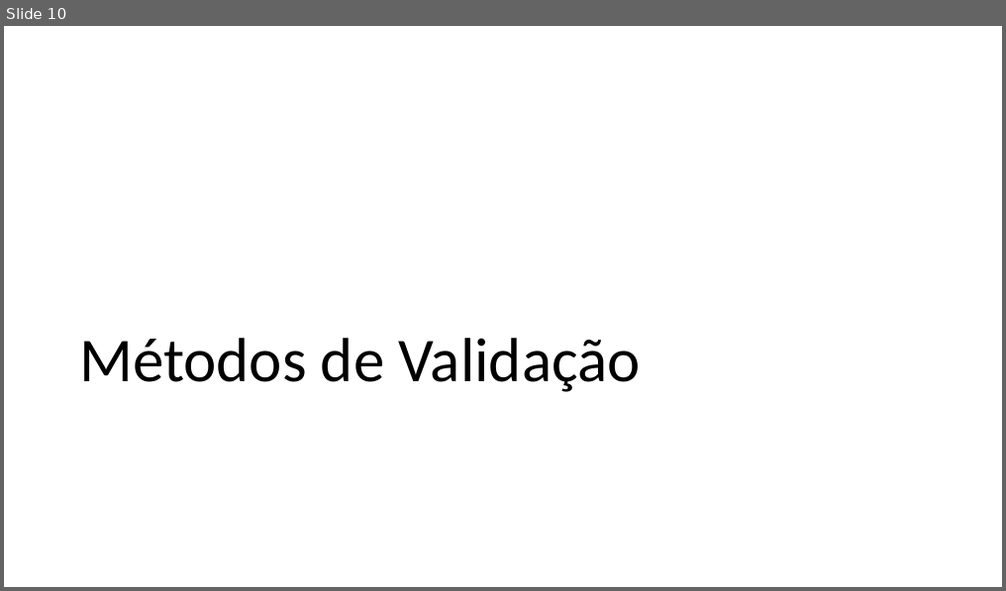
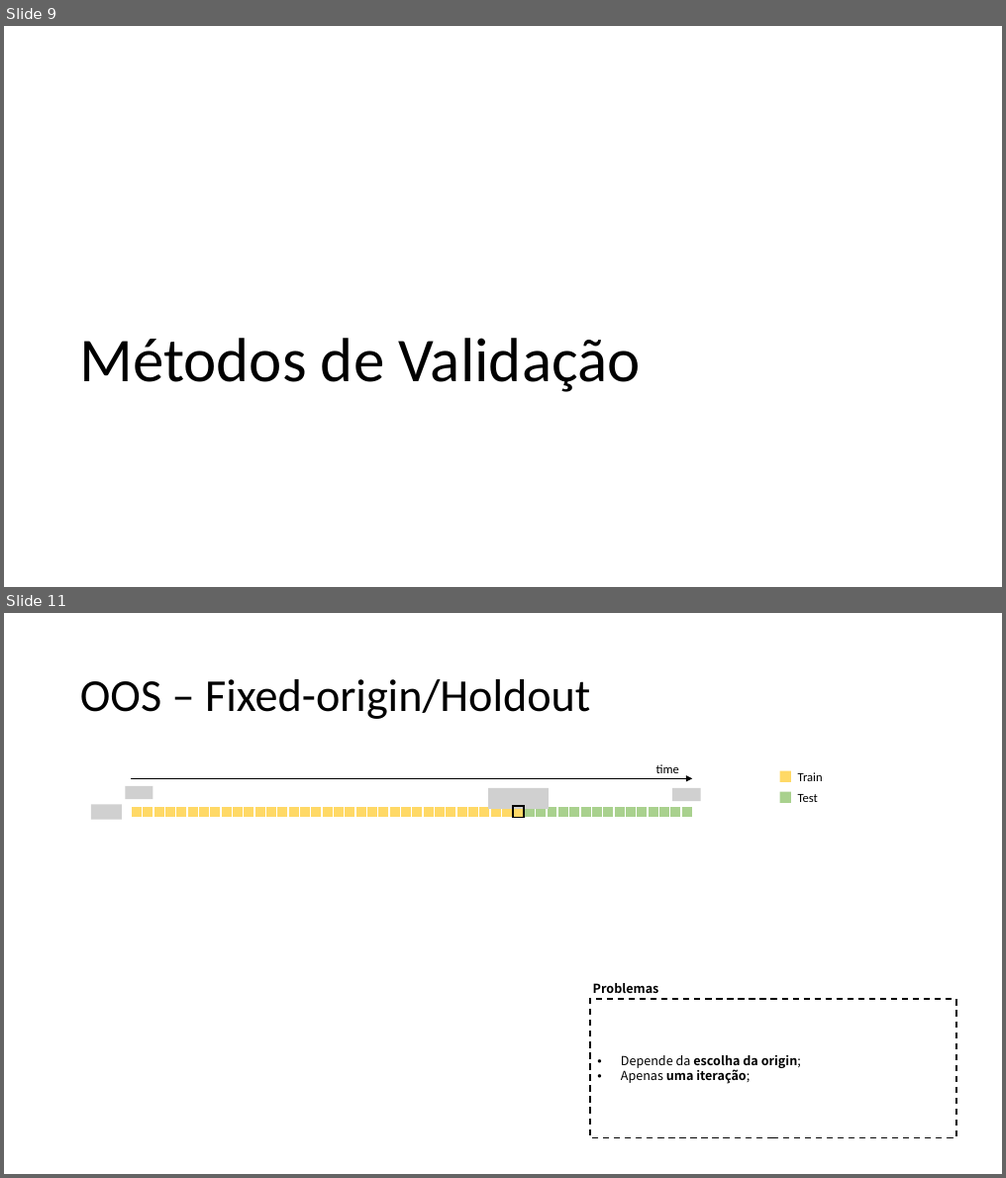
Before and after one commit to MiguelLoureiro98/timecave, a slide deck: papers/.ppt/cvtimeseries.pptx. Shown one above the other, each under a label of ours: slide 10 before the commit, slides 9 and 11 after it; the slides between them are not shown. The pictures are 1006x591 and 1006x1178 pixels, drawn with LibreOffice and Linux fonts; fonts in the diff are those of the drawing; grey boxes stand for pictures. Boxes give left, top, right and bottom in pixels: in the first picture for what was removed or moved away, otherwise in the second. Text is boxed around its words. In the diff, an @@ line names an element or a change of style, - is before the commit and + after.

```diff
--- a/papers/.ppt/cvtimeseries.pptx
+++ b/papers/.ppt/cvtimeseries.pptx
@@ slide 11 added at box(4, 613, 1002, 1174), background #FFFFFF @@
@@ title added at box(80, 679, 590, 719), 44 pt, text #000000 @@
+OOS – Fixed-origin/Holdout
@@ picture added at box(126, 786, 152, 799) @@
@@ arrow added from (132, 778) to (693, 778), #000000 1.5 pt @@
@@ picture added at box(488, 788, 548, 809) @@
@@ text added at box(656, 764, 679, 773), 12 pt, text #000000 @@
+time
@@ picture added at box(672, 788, 701, 802) @@
@@ rectangle added at box(780, 771, 792, 782), fill #FFD966 @@
@@ text added at box(798, 772, 823, 781), 12 pt, text #000000 @@
+Train
@@ picture added at box(91, 805, 122, 820) @@
@@ table added at box(132, 806, 693, 817), 1 rows, 50 columns @@
+ |  |  |  |  |  |  |  |  |  |  |  |  |  |  |  |  |  |  |  |  |  |  |  |  |  |  |  |  |  |  |  |  |  |  |  |  |  |  |  |  |  |  |  |  |  |  |  |  | 
@@ rectangle added at box(513, 806, 525, 817), outline #000000 1.5 pt @@
@@ rectangle added at box(780, 792, 792, 803), fill #A9D18E @@
@@ text added at box(798, 794, 818, 802), 12 pt, text #000000 @@
+Test
@@ text added at box(593, 983, 659, 993), 12 pt, text #000000, bold @@
+Problemas
@@ rectangle added at box(590, 999, 957, 1139), outline #000000 1.5 pt dashed, 12 pt, text #000000, bold @@
+• Depende da escolha da origin;
+• Apenas uma iteração;
@@ what was slide 10 is now slide 9 @@
```
Also in this commit, not shown: 5 slides changed, 20 other slides added, 8 slides removed.
